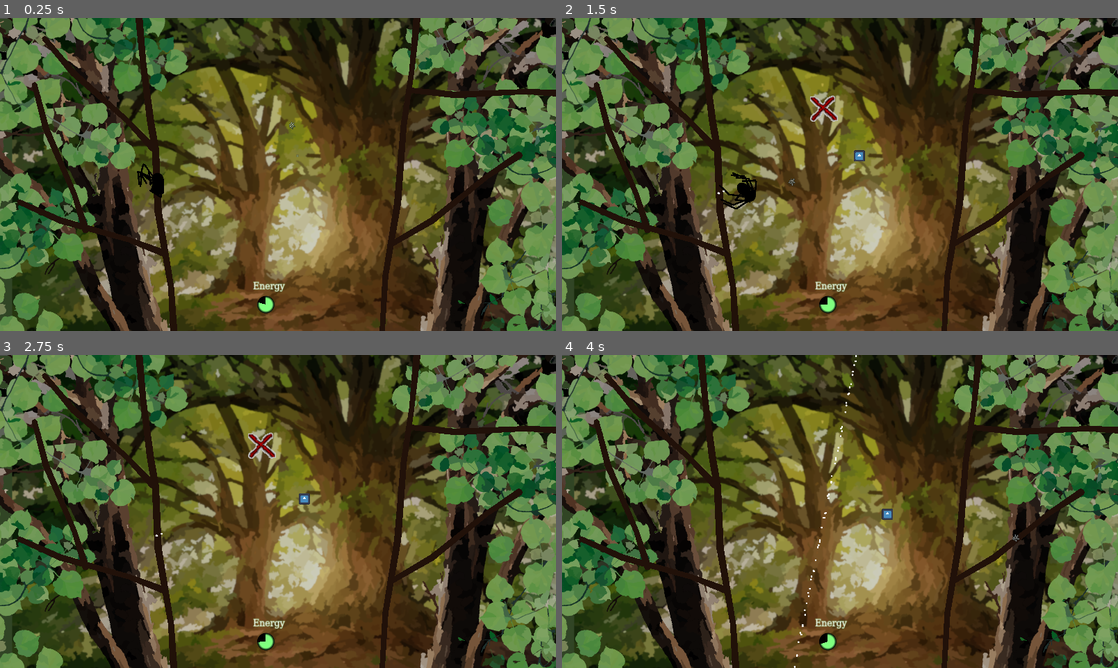
Above: before the commit, frames 1-4 (two rows, left to right).
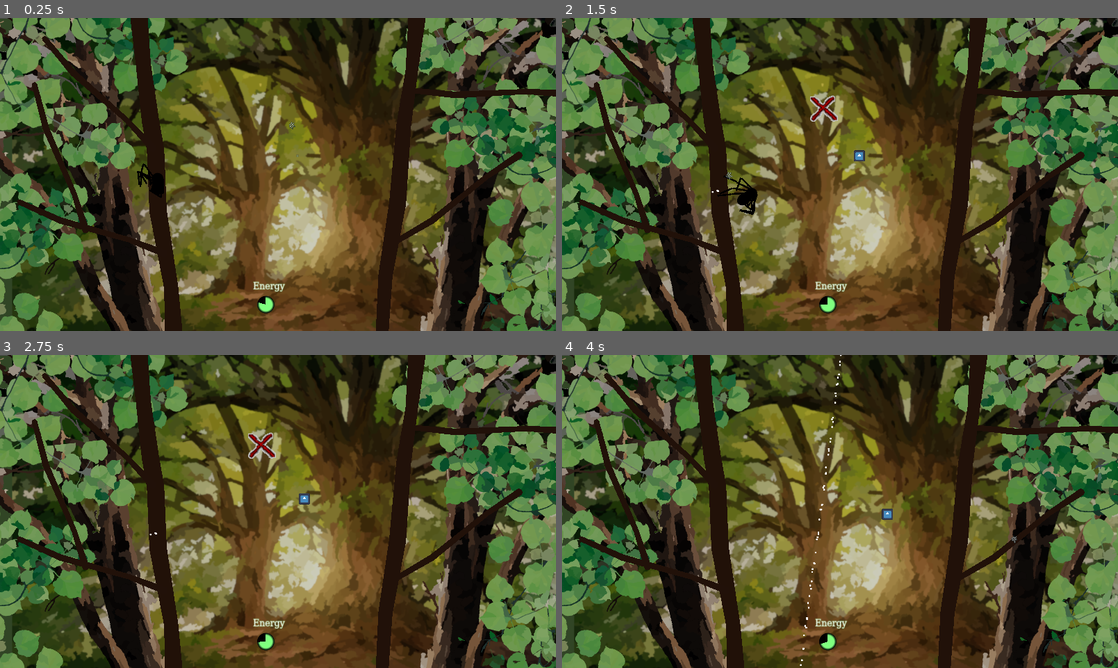
Above: after the commit, the same moments.

Repository: InRe-Dan/ld56
Game: Godot game, scene res://world/world.tscn
Same seed, same stepped clock (60 frames per second), same inputs: the game is played once before the commit and once after it. The engine's default icon, where the game draws it, is replaced by a stand-in: a white triangle on a blue panel in a dark square.
Inputs (mouse positions are in pixels of both pictures, inside the frame that each line leads up to):
- Up to frame 1 (0.25 s): no input
- Up to frame 2 (1.5 s): move the mouse to (962, 158) at 0.52 s; hold D (move_right) 0.53-1.28 s; hold Right mouse button (destroy_web) 0.53-1.28 s; move the mouse to (728, 190) at 1.27 s; hold S (move_down) from 1.28 s (still down); click (728, 190) at 1.35 s
- Up to frame 3 (2.75 s): move the mouse to (333, 442) at 2.02 s; release S (move_down) at 2.03 s; hold D (move_right) from 2.03 s (still down); hold Right mouse button (destroy_web) from 2.03 s (still down)
- Up to frame 4 (4 s): move the mouse to (812, 574) at 2.77 s; release D (move_right) at 2.78 s; release Right mouse button (destroy_web) at 2.78 s; hold W (move_up) 2.78-3.53 s; click (812, 574) at 2.85 s; move the mouse to (1006, 558) at 3.52 s; hold A (move_left) from 3.53 s (still down); hold Right mouse button (destroy_web) from 3.53 s (still down)

The runs differ from the first frame. In frame 1, 2.8% of the frame differs, in the area x 23-77%, y 0-100%; in frame 2, 3.1%; in frame 3, 2.8%; in frame 4, 3.1%.

Commit message:
Changed tree visuals and web cast origin

Diff:
--- a/spider/spider.gd
+++ b/spider/spider.gd
@@ -15,7 +15,7 @@
 const damping: float = 4.0
 
 var movement_speed: float = 512.0 # Actual velocity divides damping factor
-var rotation_speed: float = 4.0
+var rotation_speed: float = 1.0
 var sway_influence : float = 1.0 # Influence of nearby velocities
 
 var cast_length: float = 64.0:
@@ -133,7 +133,7 @@
 func get_websling_position() -> Vector2:
 	var dir : Vector2 = global_position.direction_to(get_global_mouse_position())
 	web_cast.global_rotation = 0
-	web_cast.global_position = global_position + dir * 50
+	web_cast.global_position = global_position + dir * cast_length * 2.0
 	web_cast.target_position = dir * 5000
 	web_cast.force_raycast_update()
 	if web_cast.is_colliding():
--- a/web/web.gd
+++ b/web/web.gd
@@ -60,8 +60,6 @@
 		if randf() < delta:
 			destroy()
 			return
-
-	visual.modulate = Color.WHITE
 
 	# Apply spring physics
 	var direction: Vector2 = point_a.global_position.direction_to(point_b.global_position)
--- a/world/world.tscn
+++ b/world/world.tscn
@@ -58,7 +58,7 @@
 
 [node name="VisualMask" type="Line2D" parent="Trees/LeftTree"]
 points = PackedVector2Array(480, 0, 495, 161, 519.11, 351.989, 537, 454, 546, 667, 591, 930, 600, 1080)
-width = 25.0
+width = 60.0
 width_curve = SubResource("Curve_l8ggl")
 default_color = Color(0.13, 0.06747, 0.0338, 1)
 begin_cap_mode = 2
@@ -75,7 +75,7 @@
 [node name="VisualMask" type="Line2D" parent="Trees/RightTree"]
 position = Vector2(0, -1)
 points = PackedVector2Array(1440, 0, 1422, 183, 1394, 372, 1373, 640, 1331, 891, 1320, 1080)
-width = 25.0
+width = 60.0
 width_curve = SubResource("Curve_qf50r")
 default_color = Color(0.129412, 0.0666667, 0.0352941, 1)
 begin_cap_mode = 2
